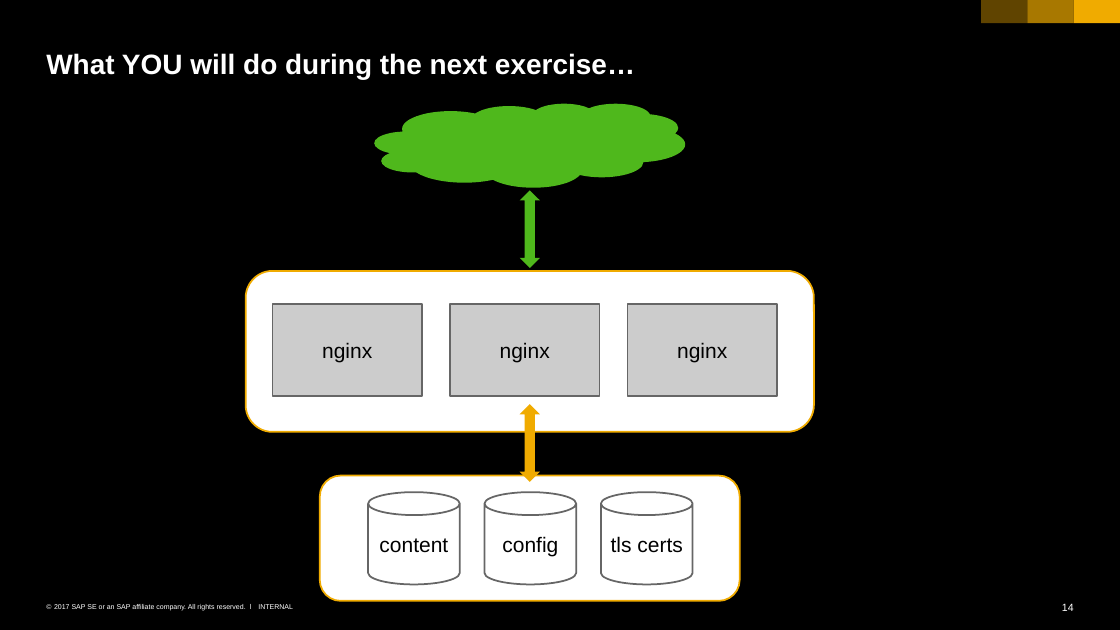
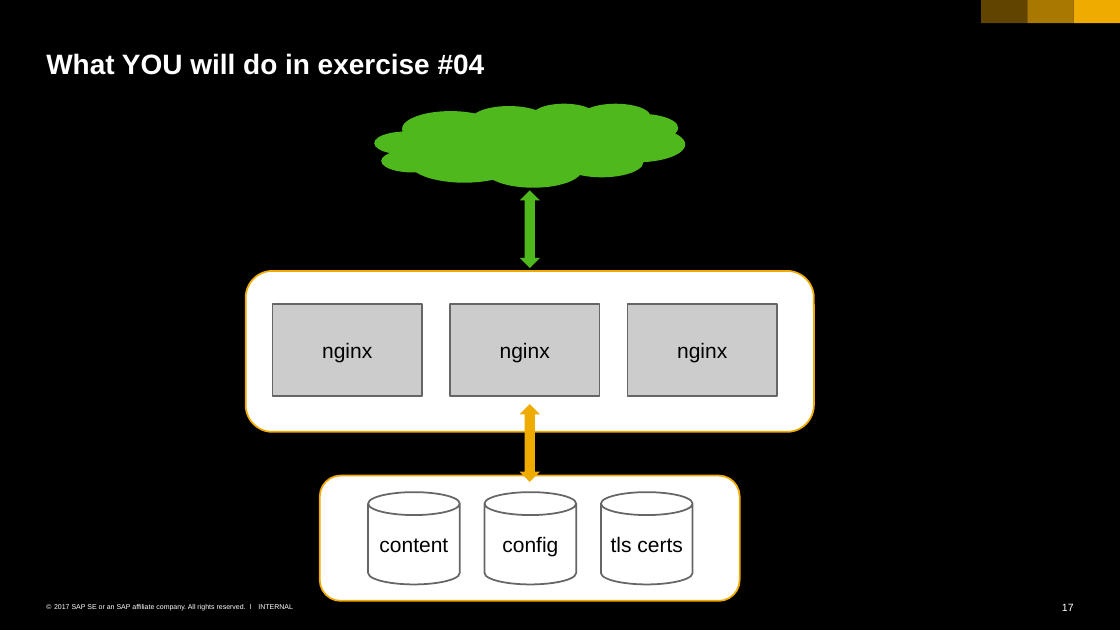
Before and after one commit to cuijiyao01/docker-k8s-training, a slide deck: slide 17 of kubernetes/04_networking_services.pptx (slide 14 before the commit). Drawn at 1120x630 pixels with LibreOffice and Linux fonts; fonts in the diff are those of the drawing. Boxes give left, top, right and bottom in pixels: in the first picture for what was removed or moved away, otherwise in the second. Text is boxed around its words. In the diff, an @@ line names an element or a change of style, - is before the commit and + after.

```diff
--- a/kubernetes/04_networking_services.pptx
+++ b/kubernetes/04_networking_services.pptx
@@ title at (x1=46, y1=53, x2=485, y2=75): text changed @@
-What YOU will do during the next exercise…
+What YOU will do in exercise #04
@@ page number at (x1=1062, y1=603, x2=1074, y2=611): text changed @@
-14
+17
```
Also in this commit, not shown: 3 slides added, 1 other file.
